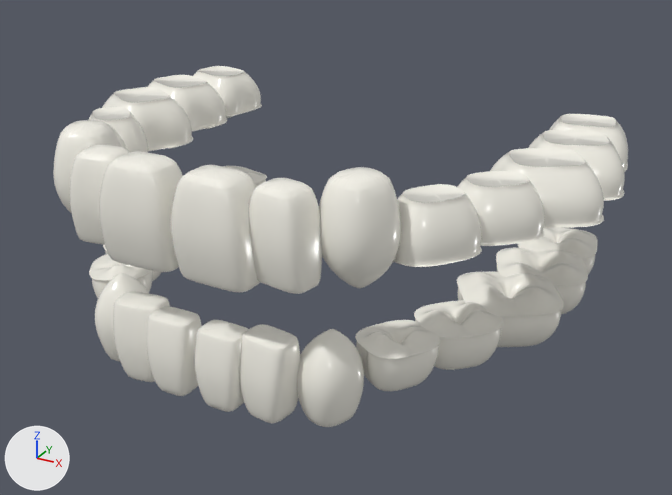
A saved change to the glTF model public/models/bookeasy-dental-chart.glb.
Camera for both pictures: a 50 mm camera at (5.01, -8.89, 3.92) aimed at (0.4, -0.51, -0.27). Arrows for +X, +Y and +Z are at lower left; the lights stay in place. The picture after the commit comes second. Where no turn or scale is listed for an object, it has been applied to the vertices.

In view in the first picture: 'Tooth_11', 'Tooth_18', 'Tooth_21', 'Tooth_22', 'Tooth_23', 'Tooth_24', 'Tooth_25', 'Tooth_26', 'Tooth_27', 'Tooth_32', 'Tooth_33', 'Tooth_34', 'Tooth_35', 'Tooth_36' and 16 more.
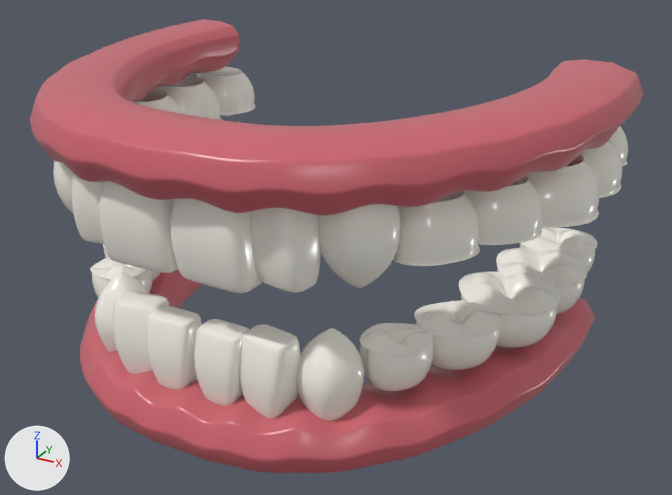
What differs and where, as boxes [x1, y1, x2, y2] in the pictures (672 x 495 px):
'Gingiva_Upper', added (red): after [30, 19, 643, 215]
'Gingiva_Lower', added (red): after [80, 270, 595, 473]
'Tooth_26', reshaped: before [490, 148, 604, 228]; after [526, 155, 599, 228]
'Tooth_27', reshaped: before [528, 130, 625, 201]; after [580, 139, 622, 198]
'Tooth_18', reshaped (14% narrower, 7% shorter): before [193, 66, 262, 119]; after [196, 67, 255, 116]
'Tooth_16', unchanged, covered by the edit: before [102, 87, 193, 151]; after [133, 88, 184, 114]
'Tooth_13', unchanged, covered by the edit: before [53, 120, 121, 213]; after [53, 161, 74, 213]
'Tooth_28', unchanged, covered by the edit: before [549, 114, 628, 172]; after [610, 126, 628, 166]
'Tooth_15', unchanged, covered by the edit: before [88, 107, 148, 153]

Edits to the bpy script that builds the scene:
```text
Add mat_healthy_gingiva:
    mat_healthy_gingiva = principled_material('Healthy gingiva')
    mat_healthy_gingiva.base_color = (0.62, 0.13, 0.16)  # red #ce656f
    mat_healthy_gingiva.roughness = 0.31
Change me_18_crown:
    used by ob_tooth_18; location = (-2.55, 1.55, 0.62)
    remove me_18_crown.from_pydata(...)  # 4118 vertices, 8232 faces; spans x -0.518..0.518, y -0.49..0.49, z -0.227..0.36
    add me_18_crown.from_pydata(...)  # 4025 vertices, 8046 faces; spans x -0.47..0.481, y -0.466..0.455, z -0.209..0.361
    me_18_crown part 1: 4118 vertices removed from x -0.518..0.518, y -0.49..0.49, z -0.227..0.36; 4025 vertices added at x -0.47..0.481, y -0.466..0.455, z -0.209..0.361
Change me_26_crown:
    used by ob_tooth_26; location = (2.57, -0.12, 0.62)
    remove me_26_crown.from_pydata(...)  # 4142 vertices, 8280 faces; spans x -0.641..0.641, y -0.63..0.63, z -0.274..0.4
    add me_26_crown.from_pydata(...)  # 4105 vertices, 8206 faces; spans x -0.577..0.563, y -0.604..0.604, z -0.279..0.401
    me_26_crown part 2: 2 vertices moved within x 0.278..0.289, y -0.463..0.293, z -0.135..0.351; 4137 vertices removed from x -0.641..0.641, y -0.63..0.63, z -0.274..0.4; 4100 vertices added at x -0.577..0.563, y -0.604..0.604, z -0.279..0.401
Change me_27_crown:
    used by ob_tooth_27; location = (2.63, 0.73, 0.62)
    remove me_27_crown.from_pydata(...)  # 4140 vertices, 8276 faces; spans x -0.592..0.592, y -0.574..0.574, z -0.264..0.385
    add me_27_crown.from_pydata(...)  # 4124 vertices, 8244 faces; spans x -0.539..0.514, y -0.549..0.549, z -0.253..0.386
    me_27_crown part 3: 1 vertex moved within x -0.025, y 0.012, z -0.042; 4136 vertices removed from x -0.592..0.592, y -0.574..0.574, z -0.264..0.385; 4120 vertices added at x -0.539..0.514, y -0.549..0.549, z -0.253..0.386
Add me_gingiva_upper_mesh:
    me_gingiva_upper_mesh.from_pydata(...)  # 3666 vertices, 7328 faces; spans x -3.17..3.17, y -3.22..1.58, z 1.01..1.69
    me_gingiva_upper_mesh.materials.append(mat_healthy_gingiva)  # red #ce656f
Add me_gingiva_lower_mesh:
    me_gingiva_lower_mesh.from_pydata(...)  # 3666 vertices, 7328 faces; spans x -2.97..2.97, y -3.07..1.4, z -1.69..-1.01
    me_gingiva_lower_mesh.materials.append(mat_healthy_gingiva)  # red #ce656f
Add ob_gingiva_upper:
    ob_gingiva_upper = bpy.data.objects.new('Gingiva_Upper', me_gingiva_upper_mesh)
    ob_gingiva_upper.location = (0.0, 0.0, 0.0)
Add ob_gingiva_lower:
    ob_gingiva_lower = bpy.data.objects.new('Gingiva_Lower', me_gingiva_lower_mesh)
    ob_gingiva_lower.location = (0.0, 0.0, 0.0)
```
